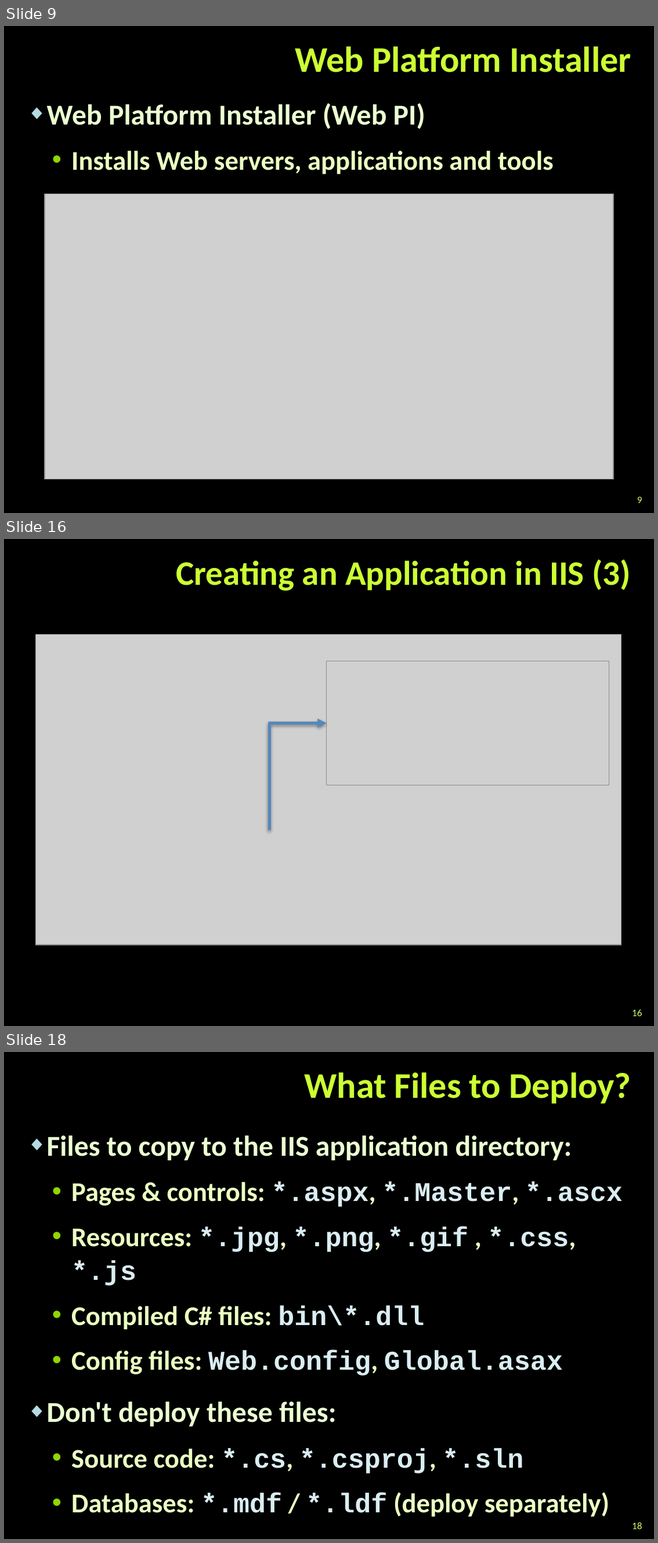
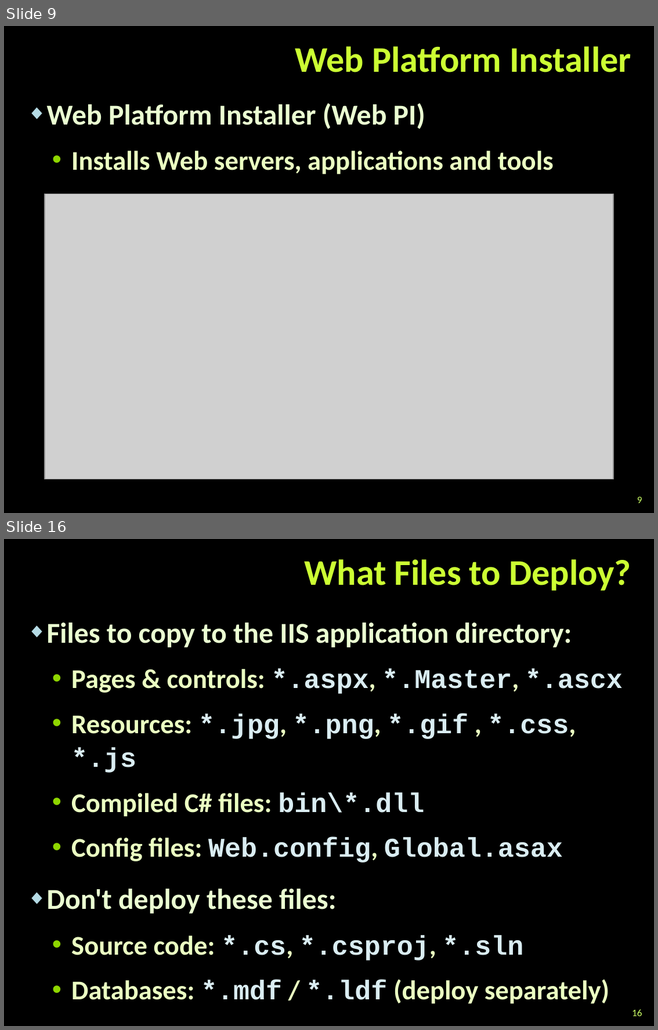
Before and after one commit to TelerikAcademy/ASP.NET-MVC, a slide deck: 08. IIS-and-Azure-Deployment/IIS and Azure Deployment.pptx. Shown one above the other, each under a label of ours: slides 9, 16 and 18 before the commit, slides 9 and 16 after it; the slides between them are not shown. The pictures are 658x1543 and 658x1030 pixels, drawn with LibreOffice and Linux fonts; fonts in the diff are those of the drawing; grey boxes stand for pictures; background and template pictures are left out. Boxes give left, top, right and bottom in pixels: in the first picture for what was removed or moved away, otherwise in the second. Text is boxed around its words. In the diff, an @@ line names an element or a change of style, - is before the commit and + after.

```diff
--- a/08. IIS-and-Azure-Deployment/IIS and Azure Deployment.pptx
+++ b/08. IIS-and-Azure-Deployment/IIS and Azure Deployment.pptx
@@ slide 16 removed at (4, 539, 654, 1026), background picture (left out) @@
@@ title removed at (176, 559, 630, 591) @@
-Creating an Application in IIS (3)
@@ picture removed at (36, 635, 621, 945) @@
@@ picture removed at (326, 661, 609, 785) @@
@@ elbow arrow removed from (269, 830) to (326, 723) @@
@@ page number removed at (632, 1009, 641, 1016) @@
-16
@@ what was slide 18 is now slide 16 @@
@@ page number at (632, 1009, 641, 1016): text changed @@
-18
+16
```
Also in this commit, not shown: 12 slides changed, 2 slides added, 4 other slides removed.
